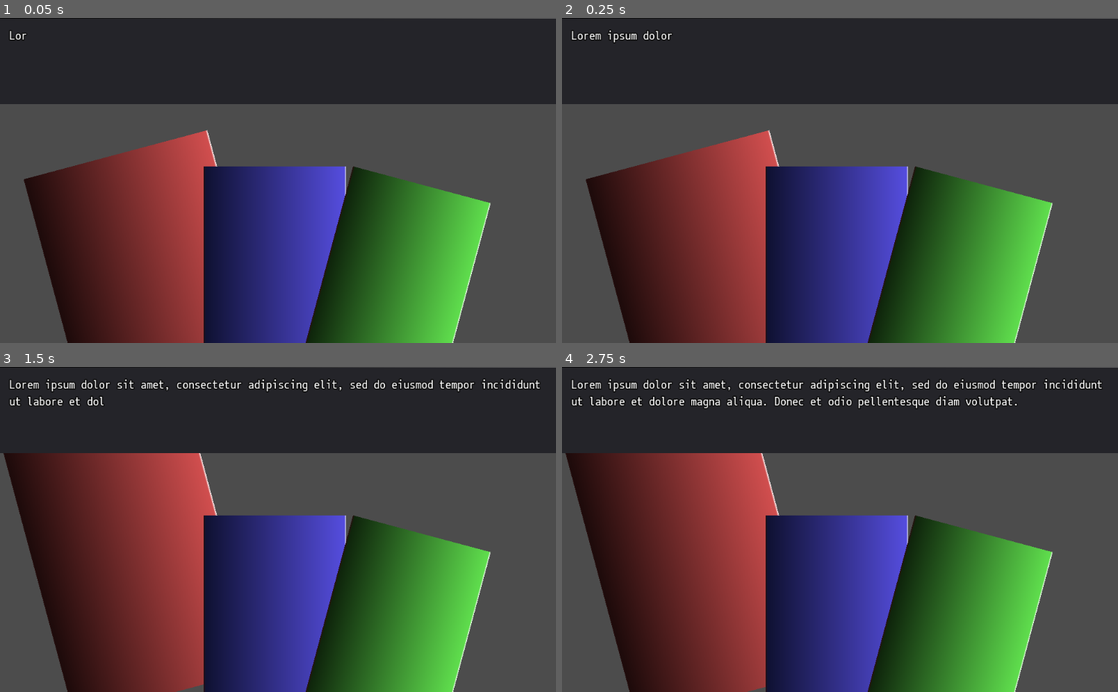
Above: before the commit, frames 1-4 (two rows, left to right).
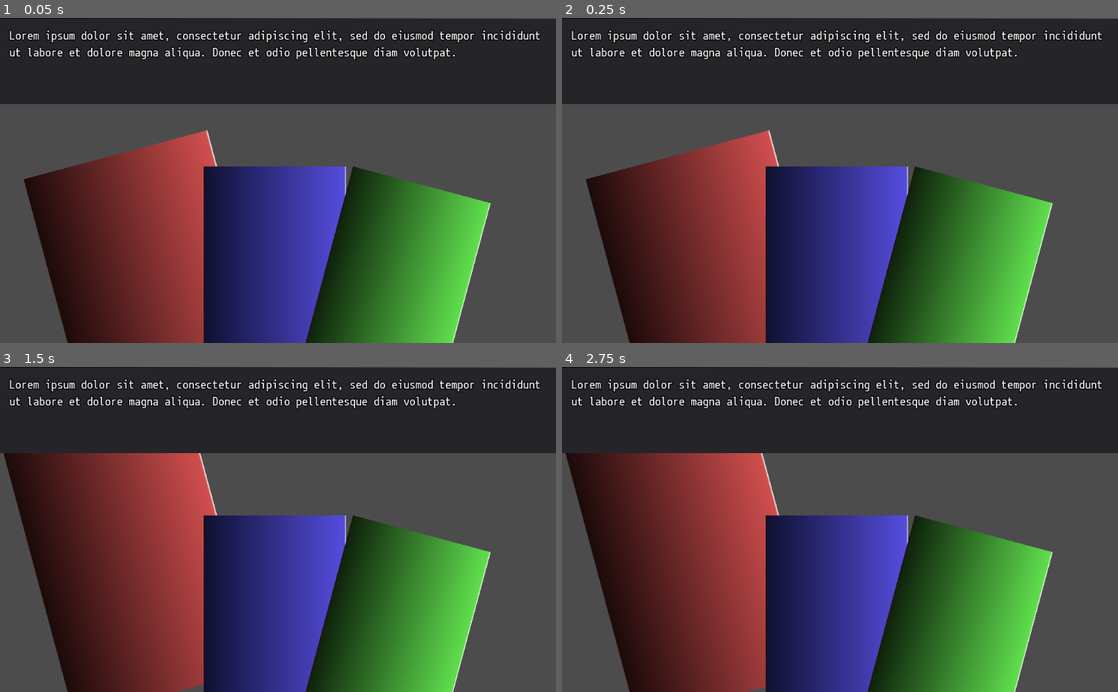
Above: after the commit, the same moments.

Repository: TomeSprout/slice-of-dice
Game: Godot game, scene res://src/stages/Level1.tscn
Two runs of this game, one before a commit and one after it. Both use one fixed random seed, a clock stepped at 60 frames per second and the inputs below.
Inputs (mouse positions are in pixels of both pictures, inside the frame that each line leads up to):
- Up to frame 1 (0.05 s): no input
- Up to frame 2 (0.25 s): no input
- Up to frame 3 (1.5 s): move the mouse to (150, 636) at 0.52 s; hold Up (ui_up) 0.53-1.28 s; move the mouse to (166, 545) at 1.27 s; hold Down (ui_down) from 1.28 s (still down)
- Up to frame 4 (2.75 s): move the mouse to (895, 458) at 2.02 s; release Down (ui_down) at 2.03 s; hold Up (ui_up) from 2.03 s (still down)

The runs differ from the first frame. In frame 1, 2.0% of the frame differs, in the area x 1-98%, y 3-14%; in frame 2, 1.8%; in frame 3, 0.8%; in frame 4, nothing differs.
Error after the commit: Parse Error: The identifier "GamepathTextStore" isn't declared in the current scope. (res://src/text_box/Text_Label.gd:46)

Commit message:
Set Label's text to access GamepathTextStore

Diff:
--- a/src/text_box/Text_Label.gd
+++ b/src/text_box/Text_Label.gd
@@ -21,14 +21,17 @@
 
 extends Label
 
+
 var drawTextSpeed: int = 0
 var drawTextLimit: int = 1000
+
 
 func _ready() -> void:
 	pass
 
 
-func _process(delta: float) -> void:
+func _process(_delta: float) -> void:
+	text_manip()
 	show_text_scroll()
 
 
@@ -37,3 +40,7 @@
 		drawTextSpeed += 1
 		self.visible_characters = drawTextSpeed
 #		yield(get_tree().create_timer(1000.0), "timeout")
+
+
+func text_manip() -> void:
+	self.text = GamepathTextStore.test_text_01
